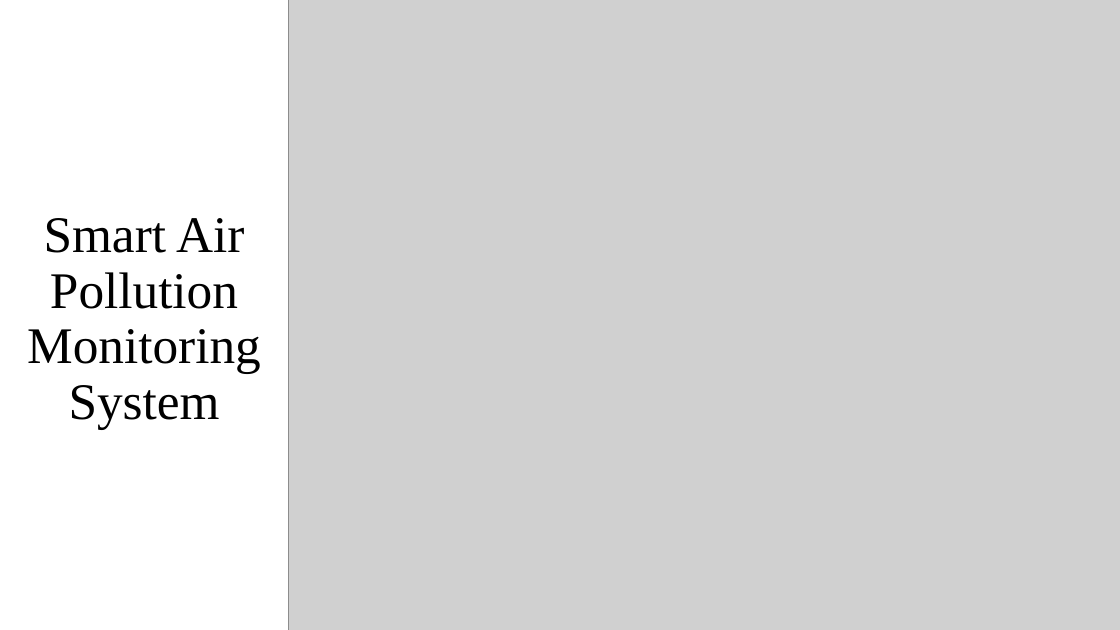
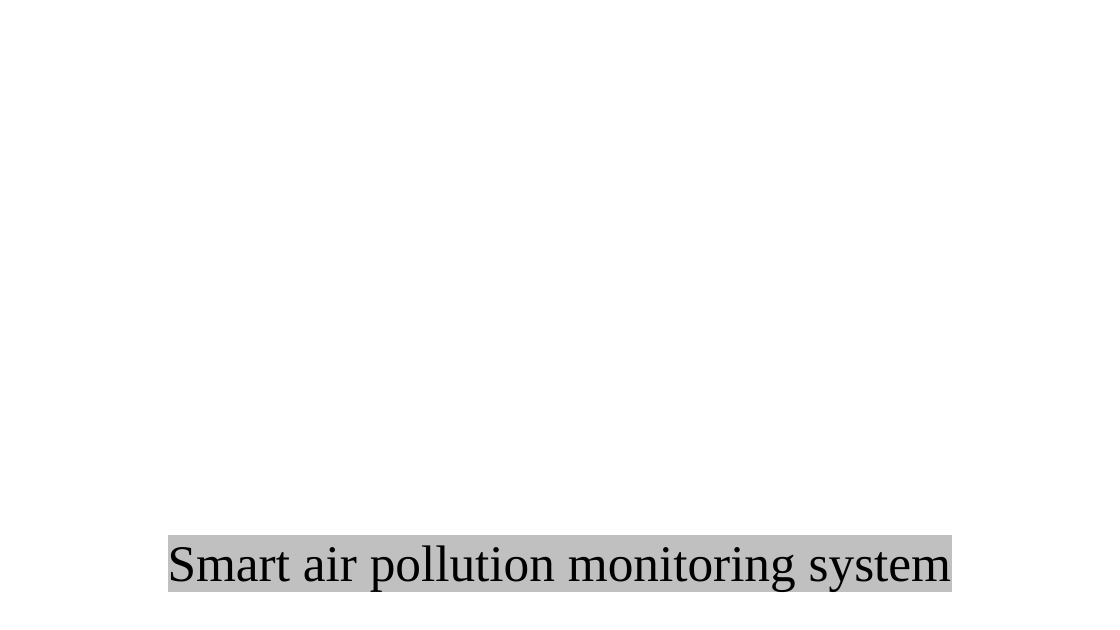
Before and after one commit to KeroDeep/Education, a slide deck: slide 1 of Novosibirsk_State_University/Английский язык/7 семестр/Homework/Smart device characteristics.pptx. Drawn at 1120x630 pixels with LibreOffice and Linux fonts; fonts in the diff are those of the drawing; grey boxes stand for pictures; background and template pictures are left out. Boxes give left, top, right and bottom in pixels: in the first picture for what was removed or moved away, otherwise in the second. Text is boxed around its words. In the diff, an @@ line names an element or a change of style, - is before the commit and + after.

```diff
--- a/Novosibirsk_State_University/Английский язык/7 семестр/Homework/Smart device characteristics.pptx
+++ b/Novosibirsk_State_University/Английский язык/7 семестр/Homework/Smart device characteristics.pptx
@@ picture removed at (288,0,1120,630) @@
@@ title at (168,545,951,591): text changed @@
-Smart Air Pollution Monitoring System
+Smart air pollution monitoring system
```
Also in this commit, not shown: 2 slides added, 7 other files.
